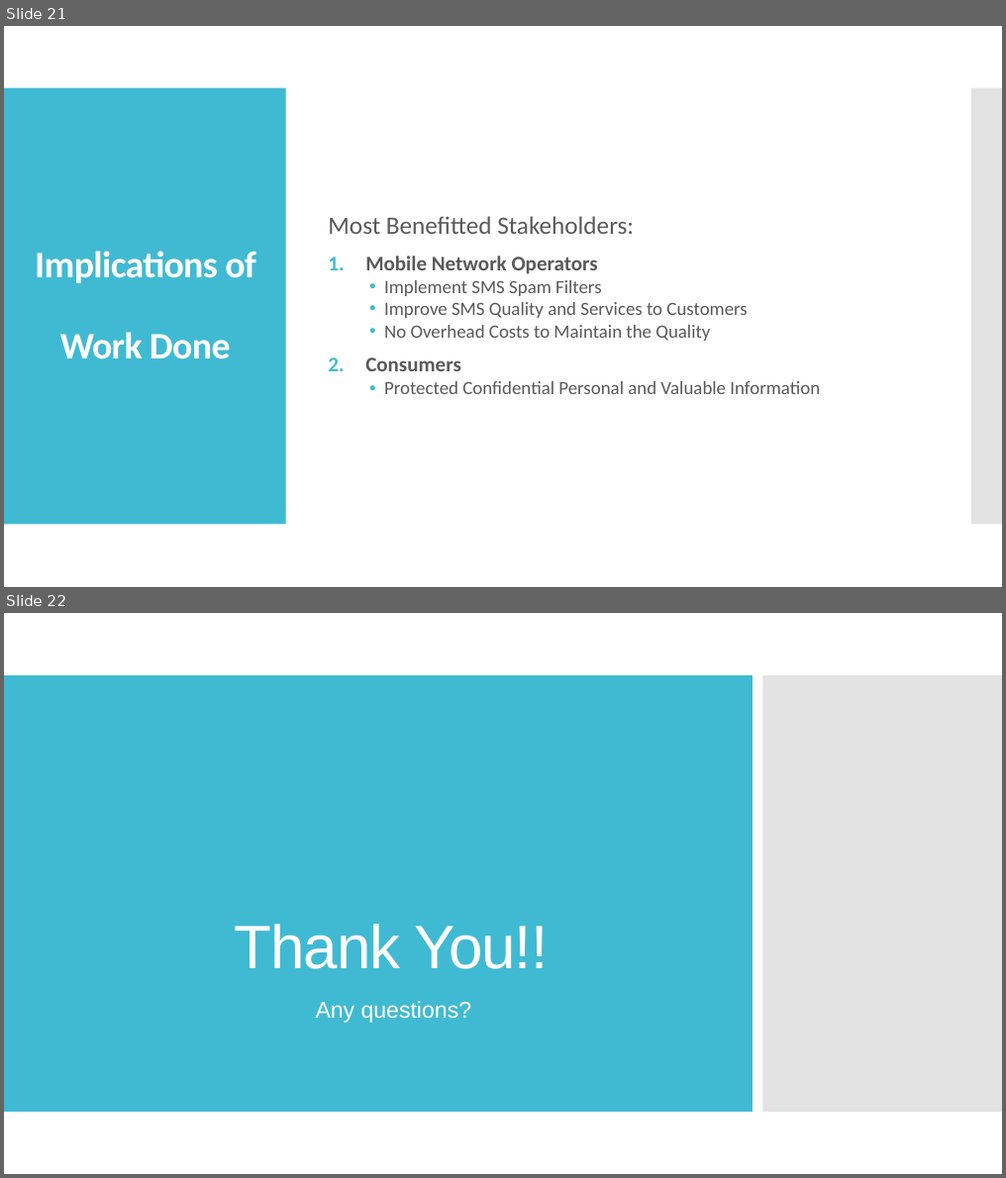
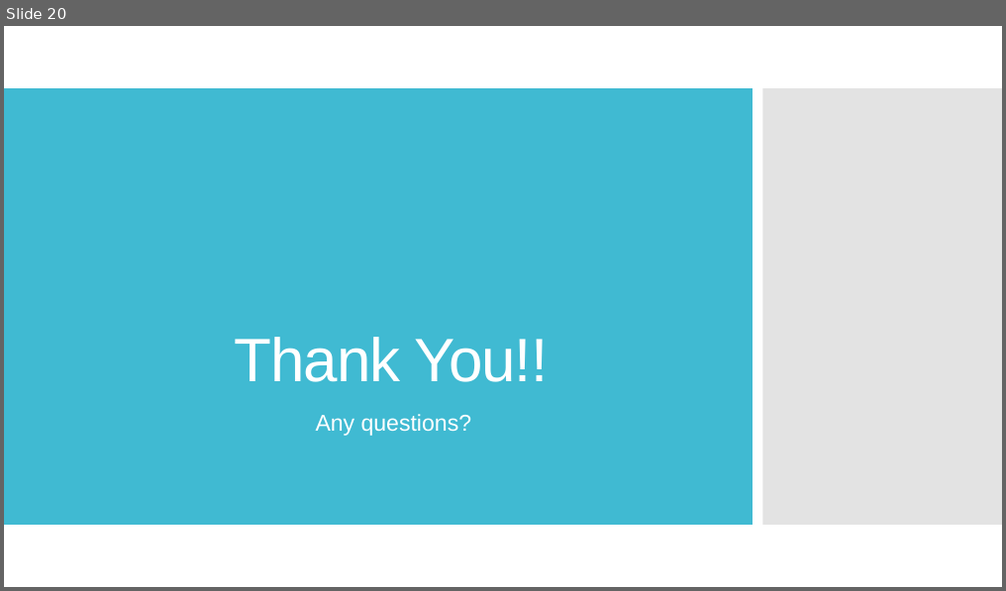
Before and after one commit to HarshitaJain0905/SMS_Spam_701, a slide deck: IFN701 PPT Week12.pptx. Shown one above the other, each under a label of ours: slides 21 and 22 before the commit, slide 20 after it. The pictures are 1006x1178 and 1006x591 pixels, drawn with LibreOffice and Linux fonts; fonts in the diff are those of the drawing. Boxes give left, top, right and bottom in pixels: in the first picture for what was removed or moved away, otherwise in the second. Text is boxed around its words. In the diff, an @@ line names an element or a change of style, - is before the commit and + after.

```diff
--- a/IFN701 PPT Week12.pptx
+++ b/IFN701 PPT Week12.pptx
@@ slide 21 removed at [4,26,1002,587], background #FFFFFF @@
@@ rectangle removed at [4,88,286,525] @@
@@ rectangle removed at [971,88,1002,525] @@
@@ text removed at [328,216,820,394] @@
-Most Benefitted Stakeholders:
-1. Mobile Network Operators
-  • Implement SMS Spam Filters
-  • Improve SMS Quality and Services to Customers
-  • No Overhead Costs to Maintain the Quality
-2. Consumers
-  • Protected Confidential Personal and Valuable Information
@@ title removed at [35,251,256,360] @@
-Implications of
-Work Done
@@ what was slide 22 is now slide 20 @@
```
Also in this commit, not shown: 15 slides changed, 2 slides added, 3 other slides removed.
